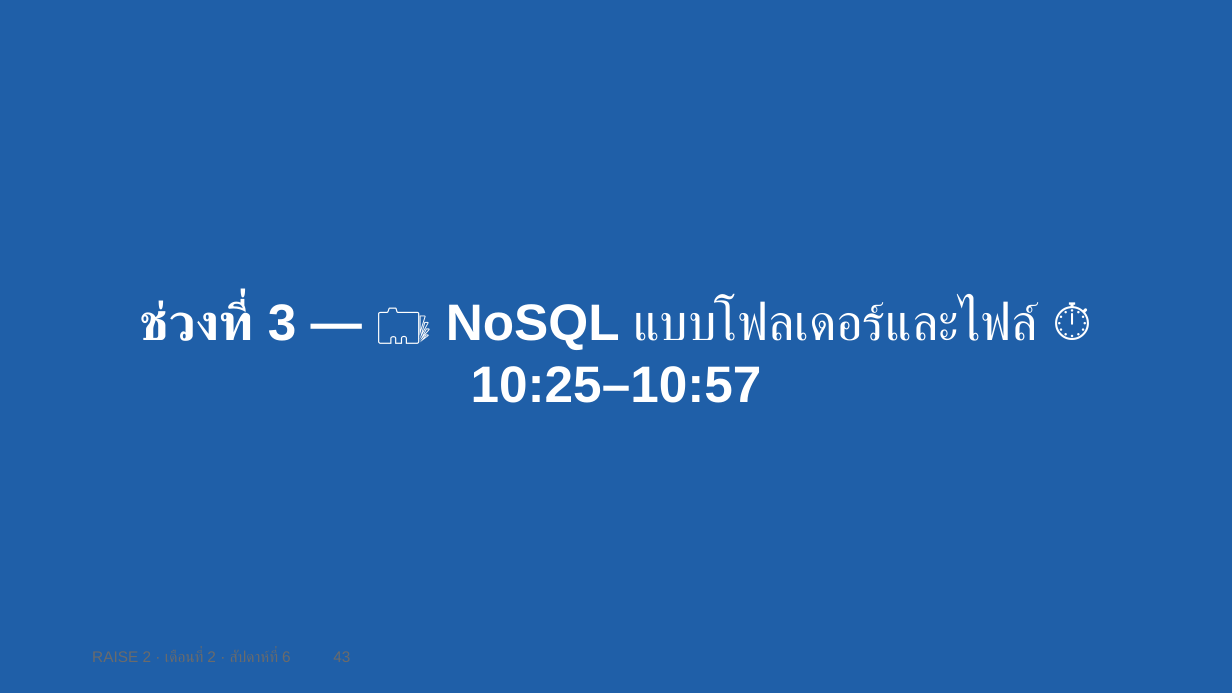
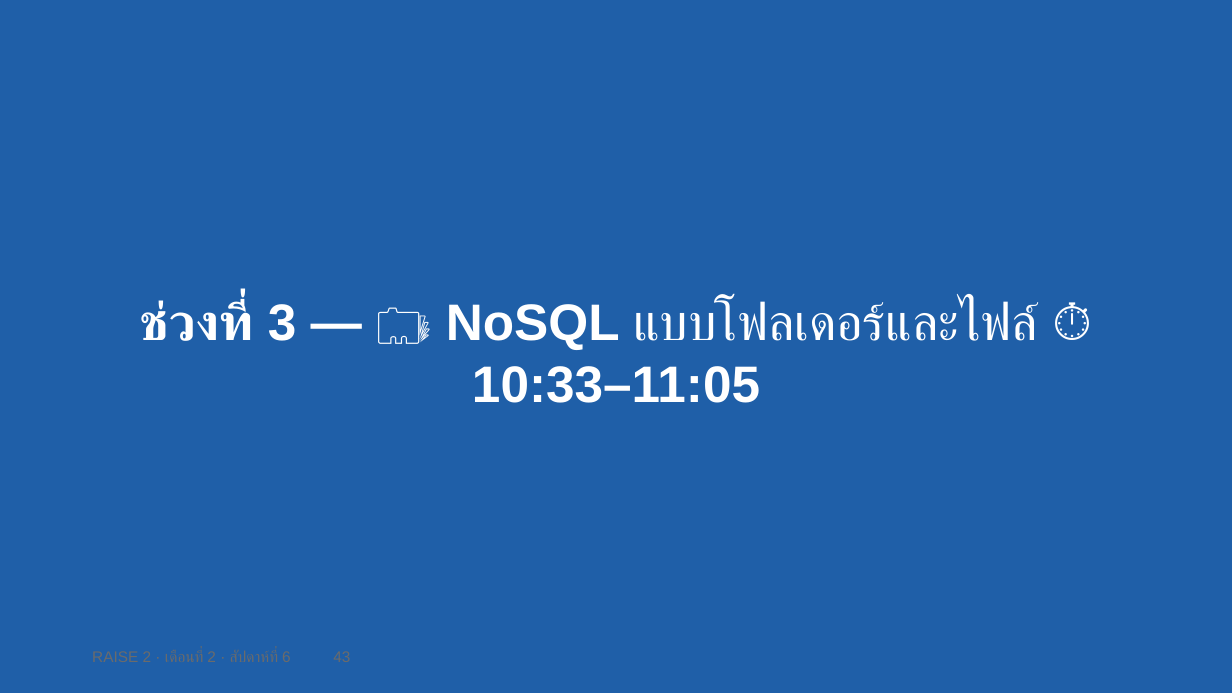
Before and after one commit to cnacha-mfu/raise2-module2, a slide deck: slide 43 of materials/week6/w6-slides.pptx. Drawn at 1232x693 pixels with LibreOffice and Linux fonts; fonts in the diff are those of the drawing. Boxes give left, top, right and bottom in pixels: in the first picture for what was removed or moved away, otherwise in the second. Text is boxed around its words. In the diff, an @@ line names an element or a change of style, - is before the commit and + after.

```diff
--- a/materials/week6/w6-slides.pptx
+++ b/materials/week6/w6-slides.pptx
@@ text at box(140, 301, 1039, 403): text changed @@
-ช่วงที่ 3 — 🗂️ NoSQL แบบโฟลเดอร์และไฟล์ ⏱ 10:25–10:57
+ช่วงที่ 3 — 🗂️ NoSQL แบบโฟลเดอร์และไฟล์ ⏱ 10:33–11:05
```
Also in this commit, not shown: 6 other slides changed, 1 slide added, 1 slide removed, 4 other files.
